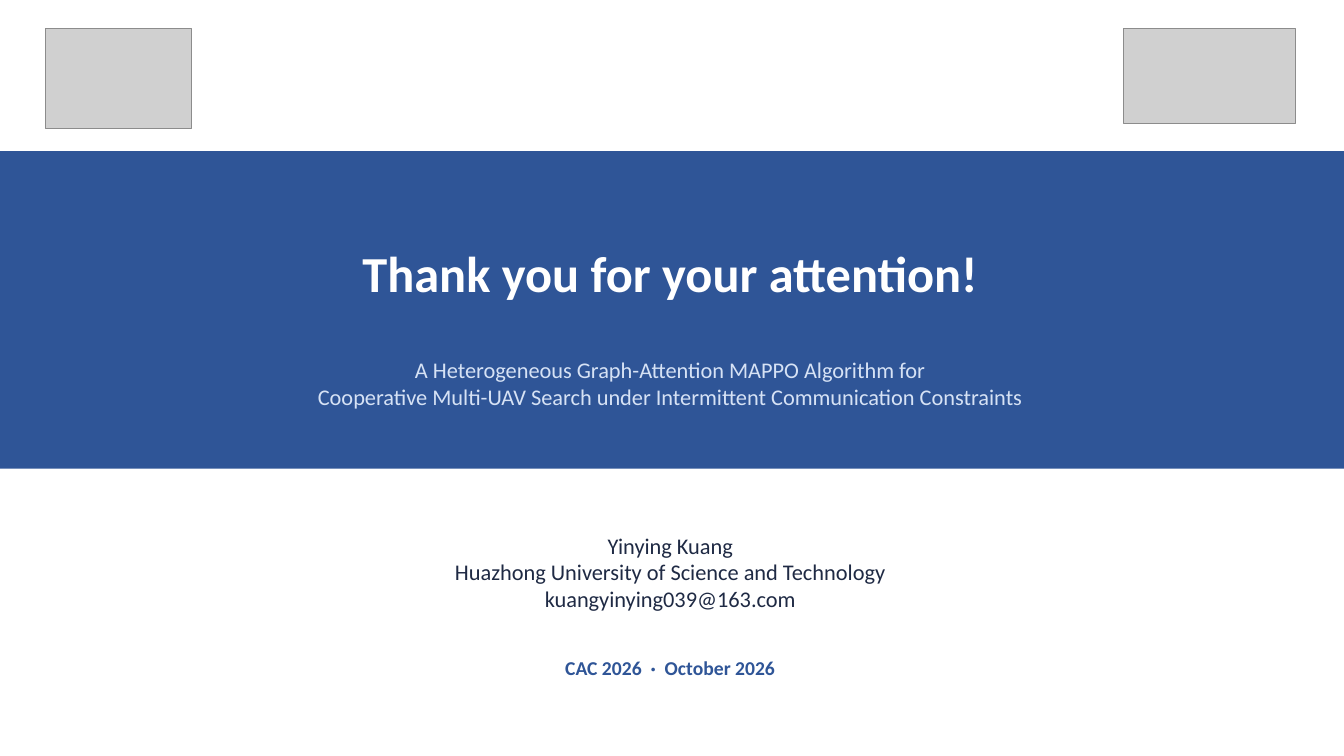
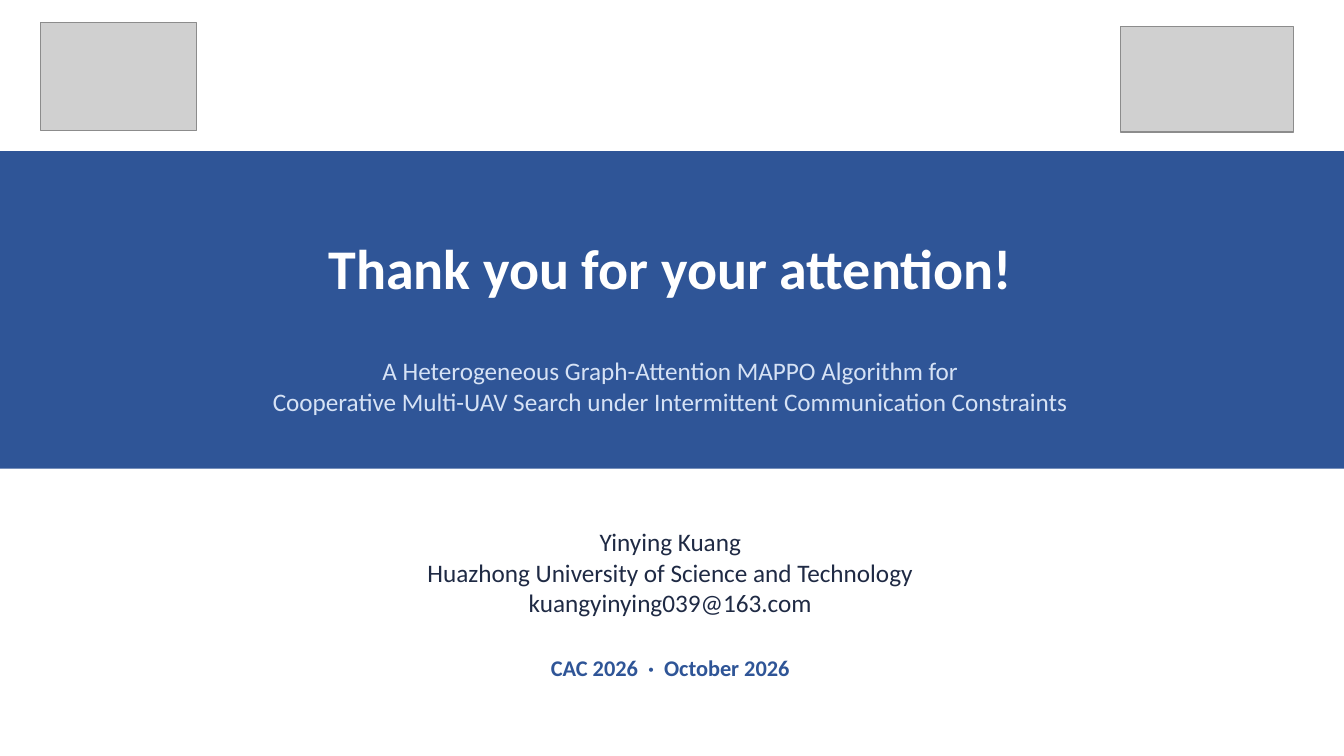
Before and after one commit to kuangyinying039/uav-swarm, a slide deck: slide 13 of presentations/IC-HGAT-MAPPO_CAC2026.pptx. Drawn at 1344x756 pixels with LibreOffice and Linux fonts; fonts in the diff are those of the drawing; grey boxes stand for pictures. Boxes give left, top, right and bottom in pixels: in the first picture for what was removed or moved away, otherwise in the second. Text is boxed around its words. In the diff, an @@ line names an element or a change of style, - is before the commit and + after.

```diff
--- a/presentations/IC-HGAT-MAPPO_CAC2026.pptx
+++ b/presentations/IC-HGAT-MAPPO_CAC2026.pptx
@@ picture resized from (x1=45, y1=28, x2=192, y2=129) to (x1=40, y1=22, x2=197, y2=130) @@
@@ picture resized from (x1=1124, y1=28, x2=1296, y2=124) to (x1=1121, y1=26, x2=1294, y2=132) @@
@@ text "Thank you for your attention!" moved from (x1=362, y1=256, x2=978, y2=300) to (x1=329, y1=249, x2=1012, y2=298) @@
@@ text "Thank you for your attention!" at (x1=329, y1=249, x2=1012, y2=298): size 36 to 40 pt @@
@@ text "A Heterogeneous Graph-Attention MAPPO Algorithm ..." at (x1=273, y1=362, x2=1067, y2=415): size 16 to 18 pt @@
@@ text "Yinying Kuang" at (x1=427, y1=533, x2=912, y2=617): size 16 to 18 pt @@
@@ text "CAC 2026 · October 2026" at (x1=551, y1=660, x2=789, y2=676): size 14 to 16 pt @@
```
Also in this commit, not shown: 12 other slides changed, 2 other files.
